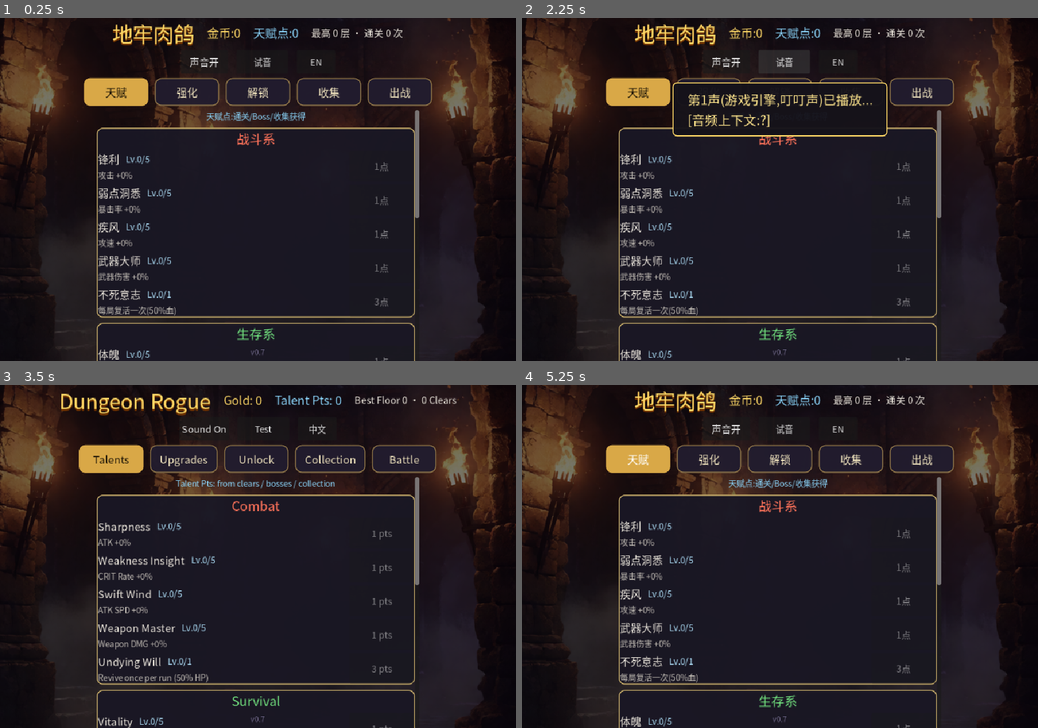
Above: before the commit, frames 1-4 (two rows, left to right).
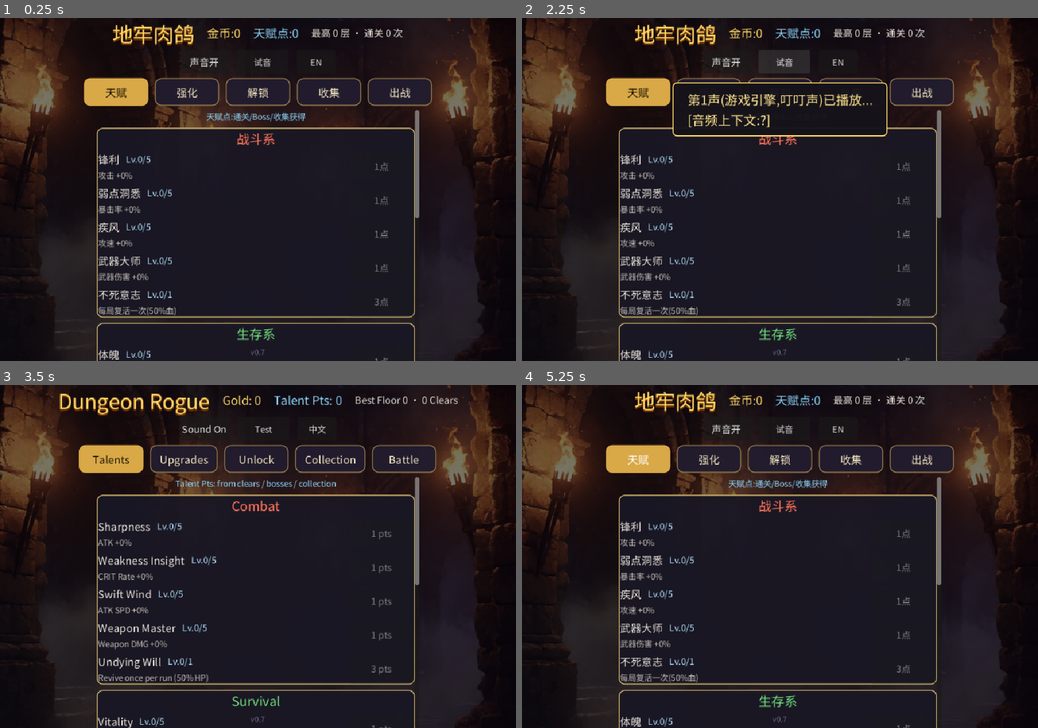
Above: after the commit, the same moments.

Repository: owlco001/dungeon-rogue-godot
Game: Godot game, scene res://scenes/lobby.tscn
Two runs of this game, one before a commit and one after it. Both use one fixed random seed, a clock stepped at 60 frames per second and the inputs below.
Inputs:
- Up to frame 1 (0.25 s): no input
- Up to frame 2 (2.25 s): click "声音开" at 0.5 s; click "声音关" at 1.25 s; click "试音" at 2 s
- Up to frame 3 (3.5 s): click "EN" at 2.75 s
- Up to frame 4 (5.25 s): click "Test" at 3.5 s; click "中文" at 4.25 s; click "天赋" at 5 s

The runs differ from the first frame. In frame 1, 1.5% of the frame differs, in the area x 19-80%, y 1-100%; in frame 2, 1.5%; in frame 3, 2.7%, in the area x 11-89%, y 2-100%; in frame 4, 1.5%.

Commit message:
v0.8.9 font fix: rebuild hud-subset.ttf from Noto Sans CJK SC covering ALL chars in scripts/systems/scenes (285 glyphs were missing -> tofu on Web, e.g. terrain hints); add tools/make_font_subset.py + tools/check_font.py gate wired into run_headless all; terrain polish: drop procedural dots/lines on rubble+bramble, soften ice/mire/lava details, wider blob jitter + near-zero shrink + faint outline so patches read as one textured mass

Diff:
--- a/scripts/achievements.gd
+++ b/scripts/achievements.gd
@@ -4,7 +4,7 @@
 ## 存档走 Meta（已完成 id -> 完成时间戳）。
 ## 触发点埋在：Boss击杀 / 通关 / 无尽层数 / 击杀计数 / 超武合成 / 武器获得 / 天赋购买。
 ## unlock() 成功时：Meta 落盘 + 成就音效 + 待发 toast（HUD/大厅 _process 里 drain_pending 消费）。
-## 文案只用 hud-subset.ttf 已有字（完/鉴/奖/✦ 等字缺，避开）。
+## 文案用字必须被 hud-subset.ttf 覆盖（tools/check_font.py 门禁），新字先跑 tools/make_font_subset.py。
 
 const DEFS := {
 	"first_clear": {"name": "初通深渊", "desc": "第1次通关30层", "points": 5},
--- a/scripts/terrain_layer.gd
+++ b/scripts/terrain_layer.gd
@@ -60,7 +60,7 @@
 	var key := "%d:%d:%s" % [cell.x, cell.y, kind]
 	for i in range(8):
 		var a := TAU * float(i) / 8.0
-		var jitter := 0.82 + _rand01(key, i) * 0.30
+		var jitter := 0.76 + _rand01(key, i) * 0.48
 		var p := center + Vector2(cos(a), sin(a)) * half * jitter
 		pts.append(p)
 	return pts
@@ -80,7 +80,7 @@
 		for cell_v in patch.get("cells", []):
 			var cell: Vector2i = cell_v
 			var center := Vector2((float(cell.x) + 0.5) * CELL, (float(cell.y) + 0.5) * CELL)
-			var blob := _blob_points(center, cell, kind, 3.0)
+			var blob := _blob_points(center, cell, kind, 0.5)
 			draw_colored_polygon(blob, fill)
 			# Agnes 贴图层：UV 按世界坐标取样，相邻格图案连续
 			var tex: Texture2D = _textures.get(kind, null)
@@ -96,43 +96,31 @@
 				draw_polygon(blob, pcols, uvs, tex)
 			var outline := blob.duplicate()
 			outline.append(blob[0])
-			draw_polyline(outline, edge, 2.0, true)
+			draw_polyline(outline, Color(edge, edge.a * 0.38), 1.5, true)
 			_draw_details(kind, center, cell, edge, accent)
 
 
 func _draw_details(kind: String, center: Vector2, cell: Vector2i, edge: Color, accent: Color) -> void:
 	var key := "%d:%d:%s" % [cell.x, cell.y, kind]
 	match kind:
-		"rubble":
-			for i in range(4):
-				var p := center + Vector2(_rand01(key, 10 + i) - 0.5, _rand01(key, 20 + i) - 0.5) * 30.0
-				draw_circle(p, 2.5 + _rand01(key, 30 + i) * 3.0, accent)
+		"rubble", "bramble":
+			# v0.8.9：贴图本身已有碎石/荆棘细节，不再叠程序化圆点/线条（真机上像贴纸）
+			pass
 		"lava":
 			var inner := _blob_points(center, cell, kind, 16.0)
-			draw_colored_polygon(inner, Color(1.0, 0.45, 0.06, 0.55 + 0.25 * sin(_time * 2.6)))
-			for i in range(2):
-				var p := center + Vector2(_rand01(key, 10 + i) - 0.5, _rand01(key, 20 + i) - 0.5) * 22.0
-				draw_circle(p, 2.2, accent)
+			draw_colored_polygon(inner, Color(1.0, 0.45, 0.06, 0.38 + 0.17 * sin(_time * 2.6)))
+			var p := center + Vector2(_rand01(key, 10) - 0.5, _rand01(key, 20) - 0.5) * 22.0
+			draw_circle(p, 2.2, accent)
 		"ice":
-			for i in range(2):
-				var off := Vector2(_rand01(key, 10 + i) - 0.5, _rand01(key, 20 + i) - 0.5) * 16.0
-				var pts := PackedVector2Array()
-				for s in range(4):
-					pts.append(center + off + Vector2(-16.0 + 10.0 * float(s),
-						(_rand01(key, 30 + i * 4 + s) - 0.5) * 12.0 + (8.0 if i == 0 else -6.0)))
-				draw_polyline(pts, accent, 1.5, true)
+			var off := Vector2(_rand01(key, 10) - 0.5, _rand01(key, 20) - 0.5) * 16.0
+			var pts := PackedVector2Array()
+			for s in range(4):
+				pts.append(center + off + Vector2(-16.0 + 10.0 * float(s),
+					(_rand01(key, 30 + s) - 0.5) * 12.0 + 8.0))
+			draw_polyline(pts, Color(accent, 0.30), 1.5, true)
 		"mire":
-			for i in range(3):
-				var p := center + Vector2(_rand01(key, 10 + i) - 0.5, _rand01(key, 20 + i) - 0.5) * 28.0
-				draw_arc(p, 3.0 + _rand01(key, 30 + i) * 3.5, 0.0, TAU, 12, accent, 1.5, true)
-		"bramble":
-			for i in range(3):
-				var a := _rand01(key, 10 + i) * TAU
-				var d := Vector2(cos(a), sin(a))
-				draw_line(center - d * 17.0, center + d * 17.0, edge, 2.5, true)
-				var mid := center + d * (_rand01(key, 20 + i) - 0.5) * 14.0
-				var perp := d.rotated(PI * 0.5)
-				draw_line(mid - perp * 5.0, mid + perp * 5.0, accent, 1.8, true)
+			var p := center + Vector2(_rand01(key, 10) - 0.5, _rand01(key, 20) - 0.5) * 28.0
+			draw_arc(p, 3.0 + _rand01(key, 30) * 3.5, 0.0, TAU, 12, Color(accent, 0.30), 1.5, true)
 		"rift":
 			var pulse := 0.5 + 0.5 * sin(_time * 2.6 + float(cell.x + cell.y))
 			draw_arc(center, 8.0 + 5.0 * pulse, 0.0, TAU, 20, accent, 2.0, true)
Binary file changed: assets/fonts/hud-subset.ttf
Not shown, added: tools/check_font.py
Not shown, added: tools/make_font_subset.py
Not shown, changed: tools/run_headless.sh
